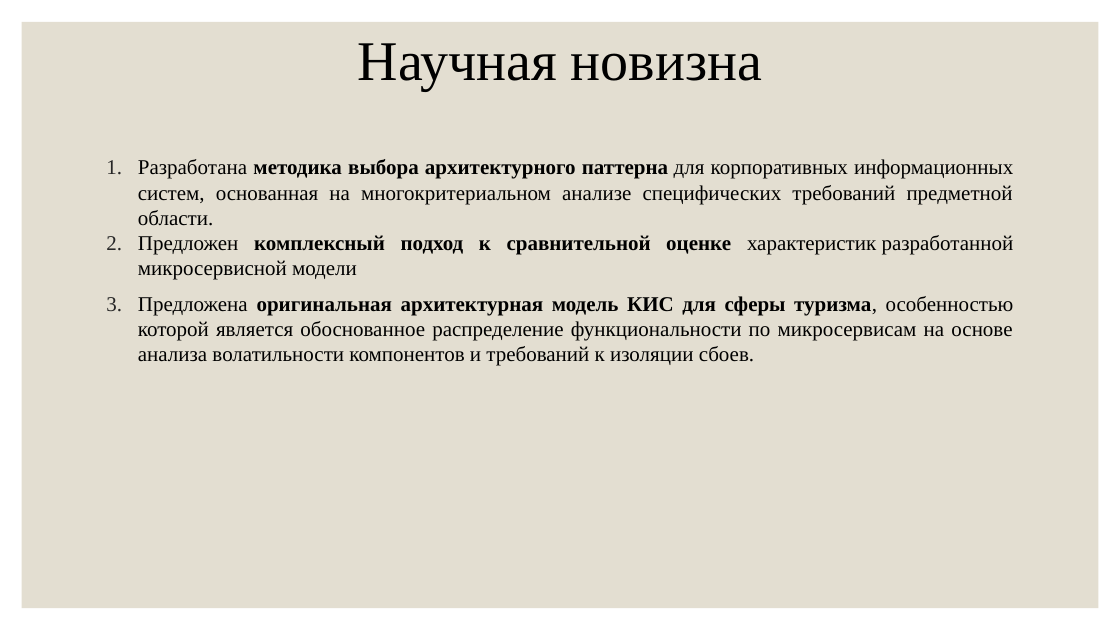
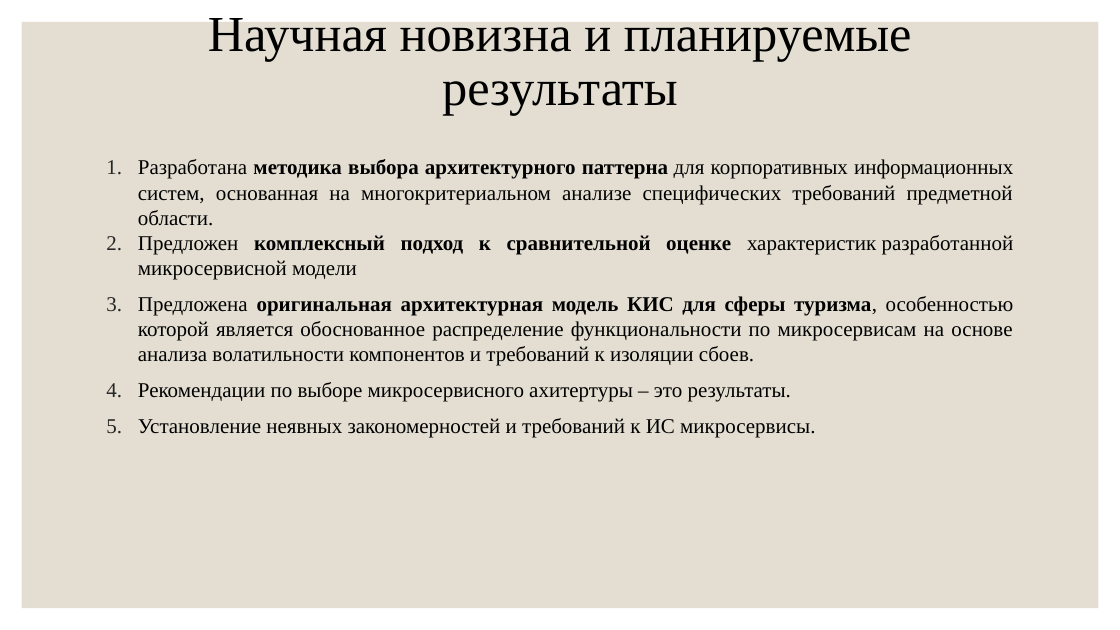
Before and after one commit to RAdKuzur/ASU, a slide deck: slide 7 of Магистерская/Предзащита.pptx. Drawn at 1120x630 pixels with LibreOffice and Linux fonts; fonts in the diff are those of the drawing. Boxes give left, top, right and bottom in pixels: in the first picture for what was removed or moved away, otherwise in the second. Text is boxed around its words. In the diff, an @@ line names an element or a change of style, - is before the commit and + after.

```diff
--- a/Магистерская/Предзащита.pptx
+++ b/Магистерская/Предзащита.pptx
@@ title at box(208, 11, 912, 116): text changed; size 48 to 43.2 pt @@
-Научная новизна
+Научная новизна и планируемые результаты
@@ text at box(138, 382, 815, 438): paragraphs added @@
+4. Рекомендации по выборе микросервисного ахитертуры – это результаты.
+5. Установление неявных закономерностей и требований к ИС микросервисы.
```
Also in this commit, not shown: 3 other slides changed, 3 other files.
